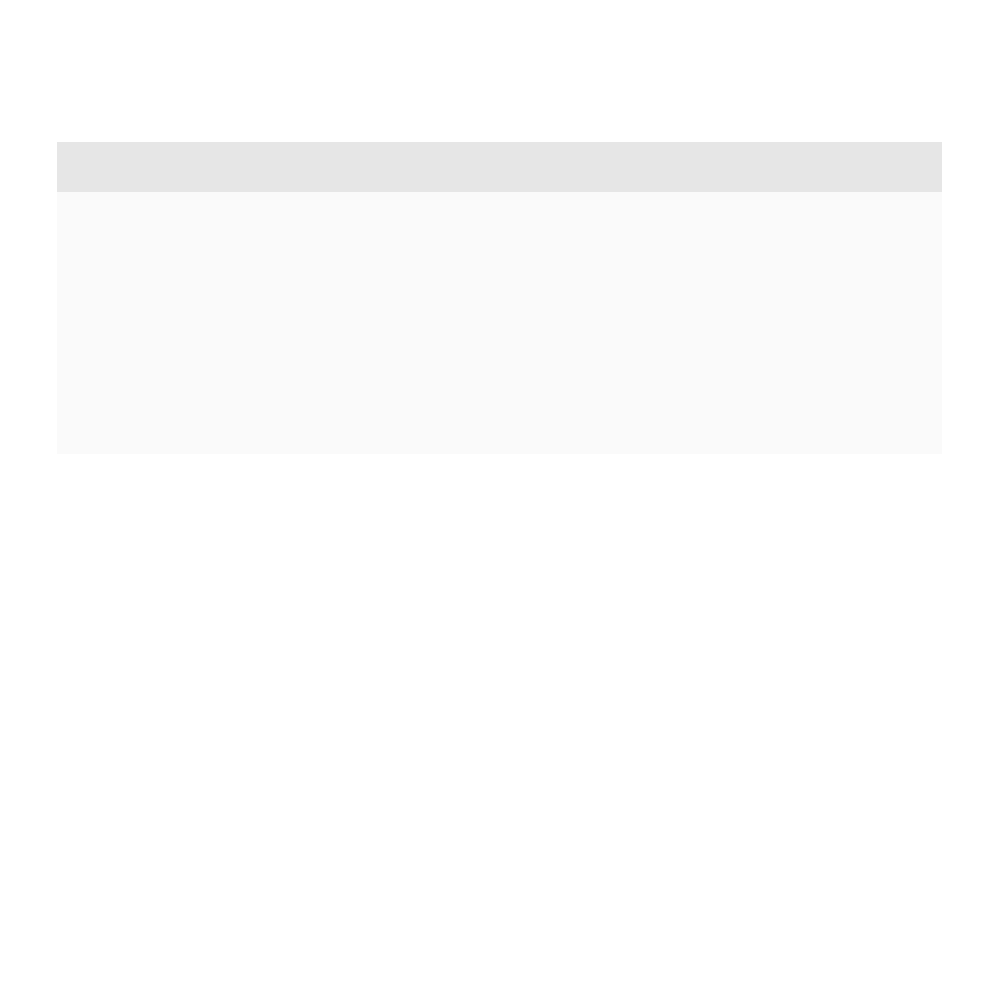
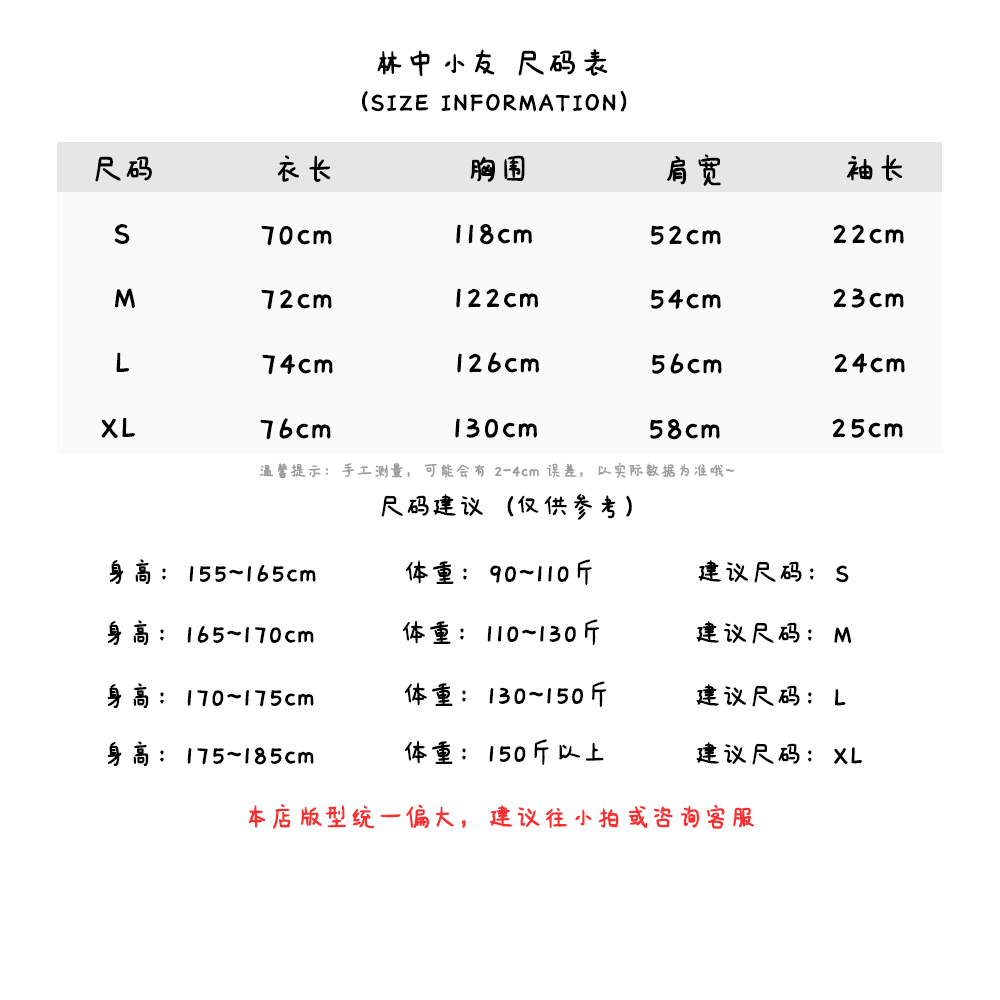
Layers edited between the first and the second 1000x1000 image:
added group "XXL尺码" with 5 layers above "XL尺码" over (101, 417, 903, 440)
added group "XL尺码" with 5 layers above "尺码L" over (116, 352, 905, 375)
added group "尺码L" with 5 layers above "尺码M" over (115, 288, 904, 310)
added group "尺码M" with 5 layers above "尺码标题" over (114, 224, 904, 246)
added group "尺码标题" with 5 layers above "温馨提示：手工测量，可能会有 2-4cm 误差，以实际数据为准哦~" over (95, 154, 903, 186)
added layer "温馨提示：手工测量，可能会有 2-4cm 误差，以实际数据为准哦~" above "尺码表字体" over (259, 462, 735, 478)
added group "尺码表字体" with 2 layers above "尺码建议" over (362, 49, 627, 112)
added layer "（SIZE INFORMATION）" in group "尺码表字体" over (362, 90, 627, 112)
added layer "林中小友 尺码表" in group "尺码表字体" over (377, 49, 608, 77)
added group "尺码建议" with 18 layers above "注意：此款衣服领口较小，对领口有要求的小姐姐请仔细考虑哦~" over (107, 493, 862, 829)
added layer "尺码建议（仅供参考）" in group "尺码建议" over (381, 493, 632, 520)
added layer "本店版型统一偏大，建议往小拍或咨询客服" in group "尺码建议" over (249, 804, 754, 829)
added group "建议-1 副本 3" with 3 layers in group "尺码建议" over (107, 739, 862, 766)
added layer "身高：175~185cm" in group "建议-1 副本 3" over (107, 741, 314, 766)
added layer "体重：150斤以上" in group "建议-1 副本 3" over (405, 739, 604, 765)
added group "建议-1 副本 2" with 3 layers in group "尺码建议" over (107, 681, 846, 708)
added layer "身高：170~175cm" in group "建议-1 副本 2" over (107, 683, 314, 708)
added layer "体重：130~150斤" in group "建议-1 副本 2" over (405, 681, 607, 707)
added group "建议-1 副本" with 3 layers in group "尺码建议" over (107, 619, 852, 645)
added layer "身高：165~170cm" in group "建议-1 副本" over (107, 620, 314, 645)
added layer "体重：110~130斤" in group "建议-1 副本" over (403, 619, 600, 645)
added group "建议-1" with 3 layers in group "尺码建议" over (109, 559, 849, 585)
added layer "身高：155~165cm" in group "建议-1" over (109, 559, 316, 584)
added layer "体重：90~110斤" in group "建议-1" over (406, 559, 592, 585)
…and 29 more changes (29 added)
